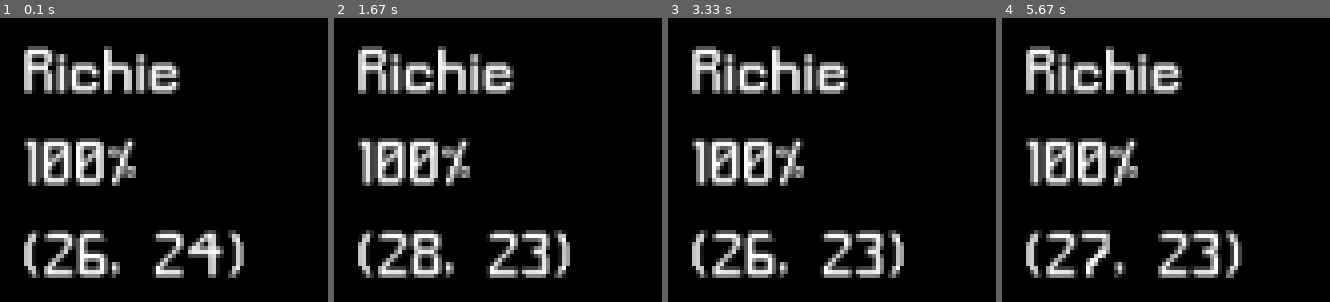
Above: before the commit, frames 1-4 (left to right).
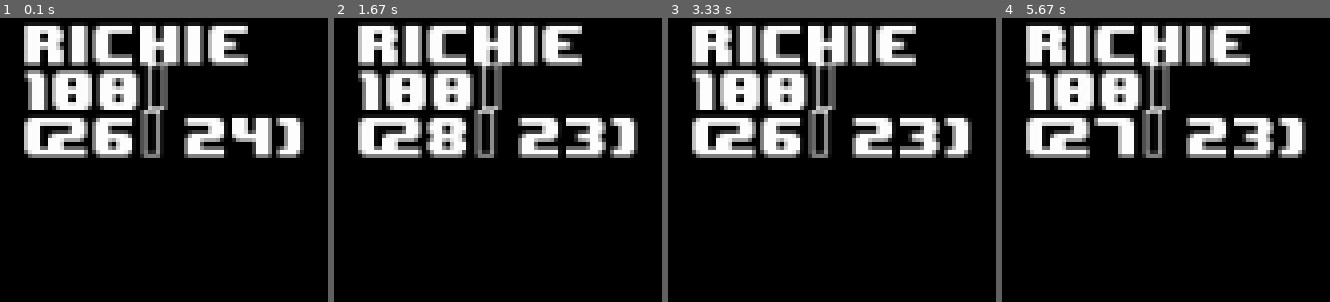
Above: after the commit, the same moments.

Repository: richpet9/pygame-tile-game
Game: pygame game, started from engine.py
Same seed, same stepped clock (60 frames per second), same inputs: the game is played once before the commit and once after it.
Inputs:
- Up to frame 1 (0.1 s): no input
- Up to frame 2 (1.67 s): hold D 0.33-0.8 s; hold W 0.83-1.13 s; hold D 1.17-1.63 s
- Up to frame 3 (3.33 s): hold A 1.67-2.2 s; hold S 2.23-2.53 s; hold A 2.57-2.97 s; hold W from 3 s (still down)
- Up to frame 4 (5.67 s): release W at 3.37 s; hold D 3.4-4.03 s; hold S 4.07-4.43 s; hold A 4.47-4.93 s; hold D 4.97-5.43 s; hold W from 5.47 s (still down)

The runs differ from the first frame. In frame 1, 30% of the frame differs, in the area x 7-93%, y 2-92%; in frame 2, 30%; in frame 3, 30%; in frame 4, 29%.

Commit message:
new font

Diff:
--- a/hud.py
+++ b/hud.py
@@ -17,9 +17,9 @@
         self.surface = pygame.surface.Surface((width, height))
         self.surface_width = width
         self.surface_height = height
-        self.font_size = 42
+        self.font_size = 18
         self.font = pygame.font.Font(
-            "resources/Deltoid-sans.ttf", self.font_size, bold=False, italic=False)
+            "resources/8-BIT-WONDER.ttf", self.font_size, bold=False, italic=False)
 
 
 class hud_PlayerInfo(_hud):
Binary file added: resources/8-BIT-WONDER.TTF
